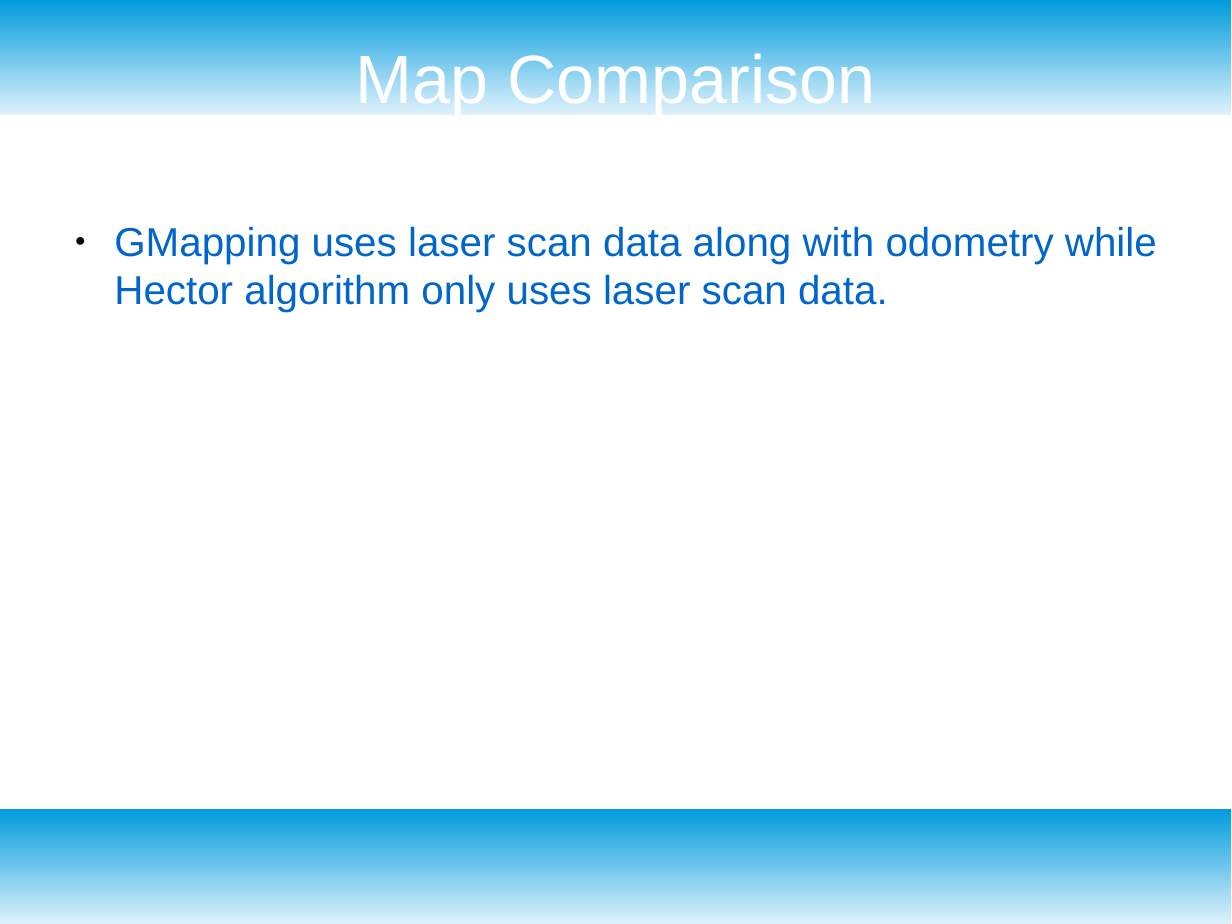
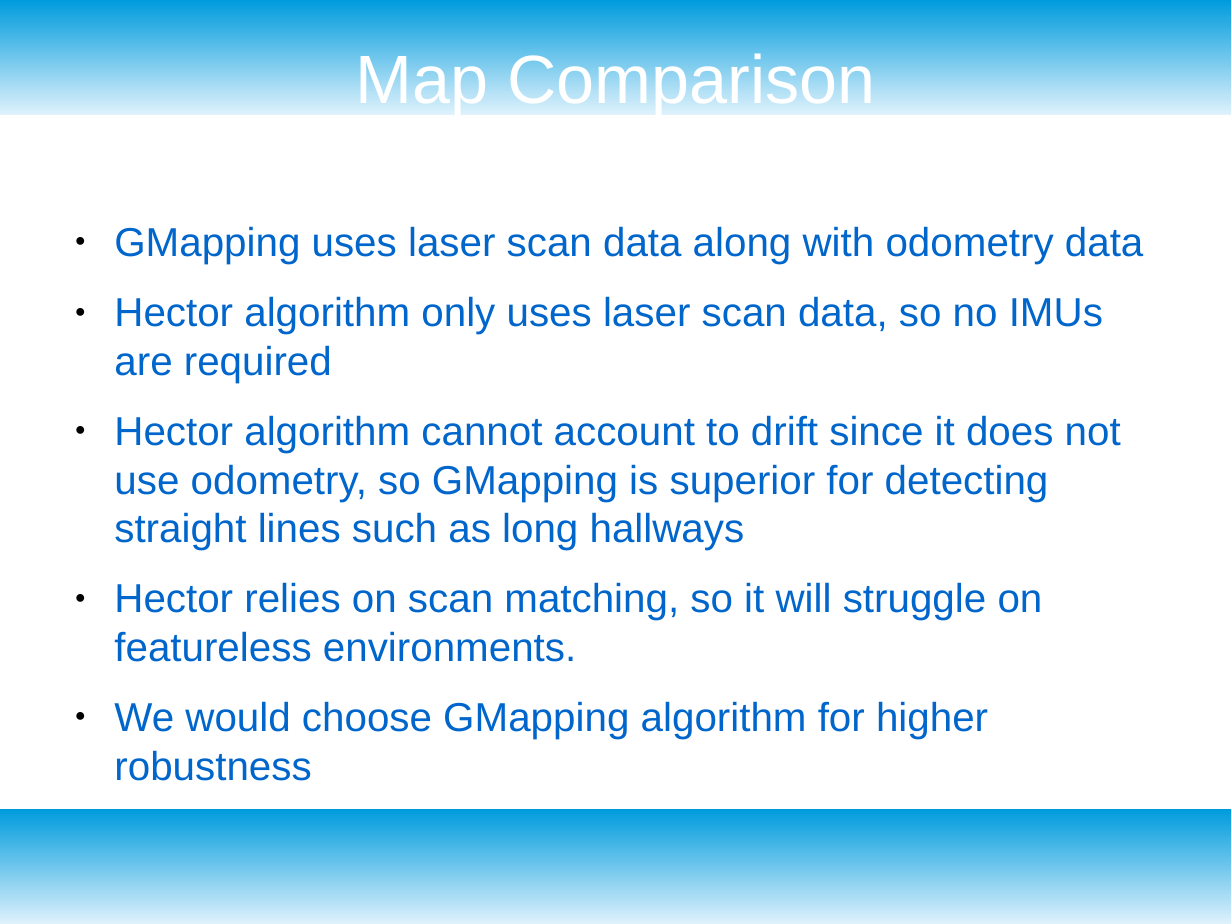
Before and after one commit to KiranThorat2024/NavGrpAssignment, a slide deck: slide 2 of localization/localization_mapping_questions.odp. Drawn at 1232x924 pixels with LibreOffice and Linux fonts; fonts in the diff are those of the drawing. Boxes give left, top, right and bottom in pixels: in the first picture for what was removed or moved away, otherwise in the second. Text is boxed around its words. In the diff, an @@ line names an element or a change of style, - is before the commit and + after.

```diff
--- a/localization/localization_mapping_questions.odp
+++ b/localization/localization_mapping_questions.odp
@@ text at (114,226,1143,739): text changed @@
-● GMapping uses laser scan data along with odometry while Hector algorithm only uses laser scan data.
+● GMapping uses laser scan data along with odometry data
+● Hector algorithm only uses laser scan data, so no IMUs are required
+● Hector algorithm cannot account to drift since it does not use odometry, so GMapping is superior for detecting straight lines such as long hallways
+● Hector relies on scan matching, so it will struggle on featureless environments.
+● We would choose GMapping algorithm for higher robustness
```
Also in this commit, not shown: 1 other slide changed, 1 slide added, 1 slide removed, 1 other file.
